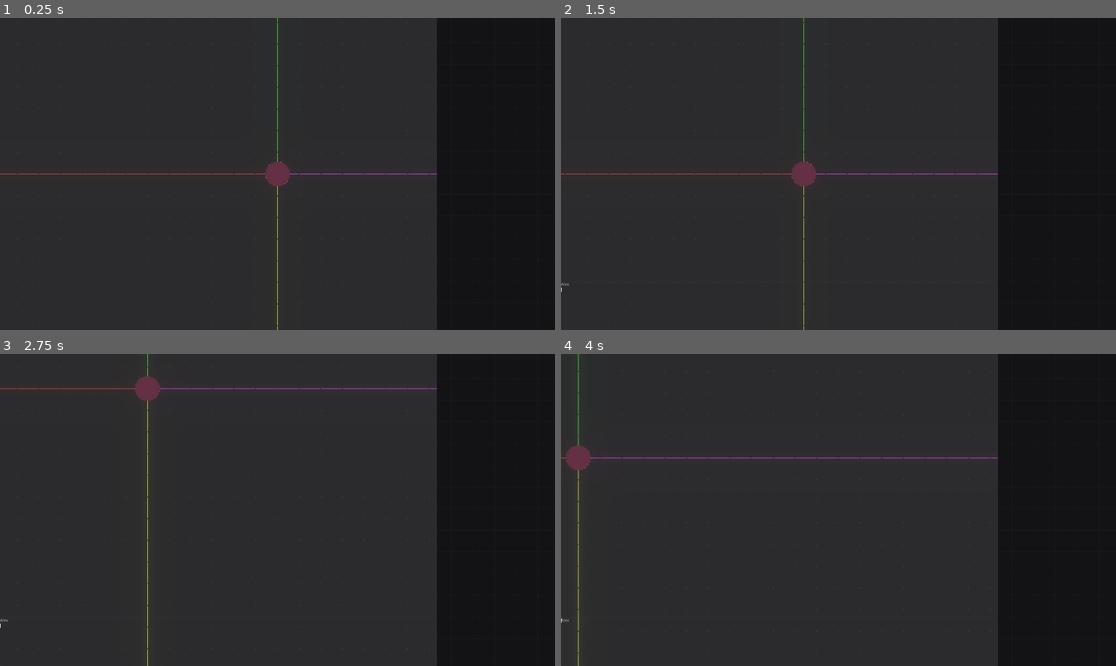
Above: before the commit, frames 1-4 (two rows, left to right).
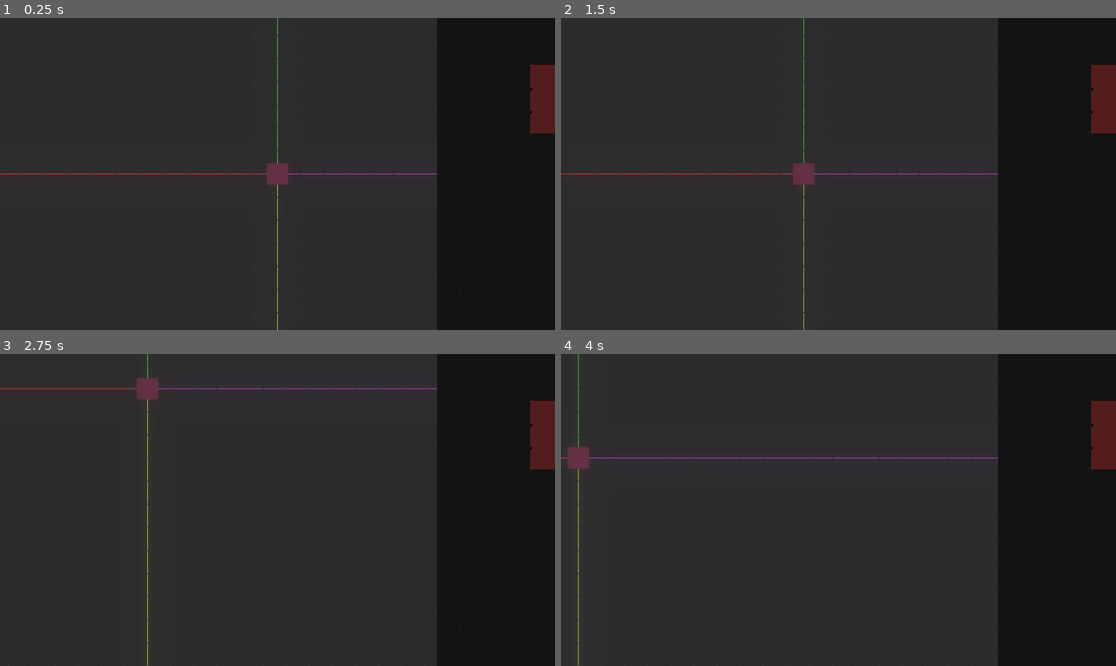
Above: after the commit, the same moments.

Repository: Quantiset/ProgrammingGame
Game: Godot game, scene res://Scenes/Main.tscn
Two runs of this game, one before a commit and one after it. Both use one fixed random seed, a clock stepped at 60 frames per second and the inputs below.
Inputs (mouse positions are in pixels of both pictures, inside the frame that each line leads up to):
- Up to frame 1 (0.25 s): no input
- Up to frame 2 (1.5 s): click (777, 305) at 0.52 s; type "Alex" at 0.6 s; tap Enter at 1.25 s; move the mouse to (838, 174) at 1.27 s; hold Right (ui_right) from 1.28 s (still down); click (838, 174) at 1.42 s
- Up to frame 3 (2.75 s): move the mouse to (166, 525) at 2.02 s; release Right (ui_right) at 2.03 s; hold Down (ui_down) from 2.03 s (still down); click (166, 525) at 2.17 s
- Up to frame 4 (4 s): move the mouse to (894, 441) at 2.77 s; release Down (ui_down) at 2.78 s; hold Right (ui_right) 2.78-3.53 s; click (894, 441) at 2.92 s; move the mouse to (810, 572) at 3.52 s; hold Up (ui_up) from 3.53 s (still down); click (810, 572) at 3.67 s

The runs differ from the first frame. In frame 1, 1.1% of the frame differs, in the area x 0-100%, y 1-99%; in frame 2, 1.1%; in frame 3, 1.1%, in the area x 0-100%, y 3-100%; in frame 4, 1.1%.
Error before the commit: Invalid get index 'position' (on base: 'InputEventKey'). (res://Scripts/Main.gd:13)

Commit message:
Connector Update

Diff:
--- a/Scenes/Ball.tscn
+++ b/Scenes/Ball.tscn
@@ -1,10 +1,10 @@
 [gd_scene load_steps=6 format=2]
 
-[ext_resource path="res://Assets/ring_shape.png" type="Texture" id=1]
+[ext_resource path="res://Assets/Block.png" type="Texture" id=1]
 [ext_resource path="res://Scripts/Ball.gd" type="Script" id=2]
 
-[sub_resource type="CircleShape2D" id=1]
-radius = 42.19
+[sub_resource type="RectangleShape2D" id=6]
+extents = Vector2( 37, 37 )
 
 [sub_resource type="Shader" id=4]
 code = "shader_type canvas_item;
@@ -43,11 +43,10 @@
 script = ExtResource( 2 )
 
 [node name="CollisionShape2D" type="CollisionShape2D" parent="."]
-shape = SubResource( 1 )
+shape = SubResource( 6 )
 
 [node name="Sprite" type="Sprite" parent="."]
 material = SubResource( 5 )
-scale = Vector2( 0.17, 0.17 )
 texture = ExtResource( 1 )
 
 [connection signal="mouse_entered" from="." to="." method="_on_Ball_mouse_entered"]
--- /dev/null
+++ b/Scenes/CodeNode.tscn
@@ -0,0 +1,47 @@
+[gd_scene load_steps=4 format=2]
+
+[ext_resource path="res://Assets/Node.png" type="Texture" id=1]
+[ext_resource path="res://Scripts/CodeNode.gd" type="Script" id=2]
+[ext_resource path="res://Assets/Arrow.png" type="Texture" id=3]
+
+[node name="CodeNode" type="Control"]
+script = ExtResource( 2 )
+__meta__ = {
+"_edit_group_": true
+}
+
+[node name="Sprite" type="TextureRect" parent="."]
+modulate = Color( 0.329412, 0.117647, 0.117647, 1 )
+texture = ExtResource( 1 )
+
+[node name="OutArrow1" type="TextureRect" parent="."]
+margin_left = 142.0
+margin_top = 72.0
+margin_right = 164.0
+margin_bottom = 100.0
+texture = ExtResource( 3 )
+stretch_mode = 4
+
+[node name="OutArrow2" type="TextureRect" parent="."]
+margin_left = 142.0
+margin_top = 152.0
+margin_right = 164.0
+margin_bottom = 180.0
+texture = ExtResource( 3 )
+stretch_mode = 4
+
+[node name="InArrow1" type="TextureRect" parent="."]
+margin_left = -4.0
+margin_top = 72.0
+margin_right = 18.0
+margin_bottom = 100.0
+texture = ExtResource( 3 )
+stretch_mode = 4
+
+[node name="InArrow2" type="TextureRect" parent="."]
+margin_left = -5.0
+margin_top = 152.0
+margin_right = 17.0
+margin_bottom = 180.0
+texture = ExtResource( 3 )
+stretch_mode = 4
--- a/Scenes/CodePicker.tscn
+++ b/Scenes/CodePicker.tscn
@@ -1,7 +1,8 @@
-[gd_scene load_steps=3 format=2]
+[gd_scene load_steps=4 format=2]
 
 [ext_resource path="res://Assets/Tile.png" type="Texture" id=1]
 [ext_resource path="res://Scripts/CodePicker.gd" type="Script" id=2]
+[ext_resource path="res://Scenes/CodeNode.tscn" type="PackedScene" id=3]
 
 [node name="CodePicker" type="Control"]
 script = ExtResource( 2 )
@@ -16,11 +17,23 @@
 
 [node name="TextureRect" type="TextureRect" parent="."]
 modulate = Color( 0.117647, 0.117647, 0.117647, 1 )
-margin_left = -2051.0
-margin_top = -1490.0
-margin_right = 4167.0
-margin_bottom = 2805.0
+margin_left = -2160.0
+margin_top = -1520.0
+margin_right = 4058.0
+margin_bottom = 2775.0
 texture = ExtResource( 1 )
 stretch_mode = 2
 
 [node name="Camera2D" type="Camera2D" parent="."]
+
+[node name="CodeNode" parent="." instance=ExtResource( 3 )]
+margin_left = 320.0
+margin_top = 160.0
+margin_right = 320.0
+margin_bottom = 160.0
+
+[node name="CodeNode2" parent="." instance=ExtResource( 3 )]
+margin_left = 960.0
+margin_top = 160.0
+margin_right = 960.0
+margin_bottom = 160.0
--- /dev/null
+++ b/Scenes/ConnectorLine.tscn
@@ -0,0 +1,7 @@
+[gd_scene load_steps=2 format=2]
+
+[ext_resource path="res://Scripts/ConnectorLine.gd" type="Script" id=1]
+
+[node name="ConnectorLine" type="Line2D"]
+default_color = Color( 1, 1, 1, 1 )
+script = ExtResource( 1 )
--- a/Scenes/Main.tscn
+++ b/Scenes/Main.tscn
@@ -1,8 +1,7 @@
-[gd_scene load_steps=8 format=2]
+[gd_scene load_steps=7 format=2]
 
 [ext_resource path="res://Scripts/Main.gd" type="Script" id=1]
 [ext_resource path="res://Assets/TilePlus.png" type="Texture" id=2]
-[ext_resource path="res://Scenes/VSplitContainer.gd" type="Script" id=3]
 [ext_resource path="res://Scenes/Ball.tscn" type="PackedScene" id=4]
 [ext_resource path="res://Scenes/CodePicker.tscn" type="PackedScene" id=5]
 
@@ -21,42 +20,38 @@
 
 [node name="Tiling" type="TextureRect" parent="."]
 modulate = Color( 0.203922, 0.203922, 0.203922, 1 )
-margin_left = -4725.0
-margin_top = -3300.0
-margin_right = 6832.0
-margin_bottom = 4775.0
+margin_left = -4720.0
+margin_top = -3280.0
+margin_right = 6837.0
+margin_bottom = 4795.0
 mouse_filter = 2
 texture = ExtResource( 2 )
 stretch_mode = 2
-__meta__ = {
-"_edit_lock_": true
-}
 
 [node name="CanvasLayer" type="CanvasLayer" parent="."]
 
 [node name="HSplitContainer" type="HSplitContainer" parent="CanvasLayer"]
 margin_right = 1920.0
 margin_bottom = 1080.0
-mouse_filter = 1
+mouse_filter = 2
 split_offset = 1500
 
 [node name="VSplitContainer" type="VSplitContainer" parent="CanvasLayer/HSplitContainer"]
 margin_right = 1500.0
 margin_bottom = 1080.0
-mouse_filter = 1
+mouse_filter = 2
 split_offset = 900
-script = ExtResource( 3 )
 
 [node name="Control" type="Control" parent="CanvasLayer/HSplitContainer/VSplitContainer"]
 margin_right = 1500.0
 margin_bottom = 900.0
-mouse_filter = 1
+mouse_filter = 2
 
 [node name="TextEdit" type="TextEdit" parent="CanvasLayer/HSplitContainer/VSplitContainer"]
 margin_top = 912.0
 margin_right = 1500.0
 margin_bottom = 1080.0
-mouse_filter = 1
+mouse_filter = 2
 custom_styles/normal = SubResource( 4 )
 
 [node name="MarginContainer" type="MarginContainer" parent="CanvasLayer/HSplitContainer"]
@@ -83,7 +78,7 @@
 [node name="WorldEnvironment" type="WorldEnvironment" parent="."]
 environment = SubResource( 3 )
 
-[node name="Ball" parent="." instance=ExtResource( 4 )]
+[node name="Block" parent="." instance=ExtResource( 4 )]
 color = Color( 0.305882, 0.14902, 0.211765, 1 )
 edge_color = Color( 0.960784, 0.631373, 0.631373, 1 )
 
@@ -93,6 +88,9 @@
 points = PoolVector2Array( 0, 0, 0, -10000 )
 width = 2.0
 default_color = Color( 0.34902, 1, 0.27451, 1 )
+__meta__ = {
+"_edit_lock_": true
+}
 
 [node name="LineE" type="Line2D" parent="."]
 modulate = Color( 1, 1, 1, 0.611765 )
@@ -100,6 +98,9 @@
 points = PoolVector2Array( 0, 0, 10000, 0 )
 width = 2.0
 default_color = Color( 0.976471, 0.27451, 1, 1 )
+__meta__ = {
+"_edit_lock_": true
+}
 
 [node name="LineS" type="Line2D" parent="."]
 modulate = Color( 1, 1, 1, 0.611765 )
@@ -107,6 +108,9 @@
 points = PoolVector2Array( 0, 0, 0, 10000 )
 width = 2.0
 default_color = Color( 0.976471, 1, 0.27451, 1 )
+__meta__ = {
+"_edit_lock_": true
+}
 
 [node name="LineW" type="Line2D" parent="."]
 modulate = Color( 1, 1, 1, 0.611765 )
@@ -114,5 +118,8 @@
 points = PoolVector2Array( 0, 0, -10000, 0 )
 width = 2.0
 default_color = Color( 1, 0.27451, 0.27451, 1 )
+__meta__ = {
+"_edit_lock_": true
+}
 
 [editable path="CanvasLayer/HSplitContainer/MarginContainer/CodePicker"]
--- a/Scenes/VSplitContainer.gd
+++ /dev/null
@@ -1,5 +0,0 @@
-extends VSplitContainer
-
-
-func _input(event):
-	print(event)
--- /dev/null
+++ b/Scripts/CodeNode.gd
@@ -0,0 +1,26 @@
+extends Control
+class_name CodeNode
+
+onready var arrows := [
+	$OutArrow1,
+	$OutArrow2,
+	$InArrow1,
+	$InArrow2
+]
+
+func _input(event):
+	if event is InputEventMouseButton and event.is_pressed():
+
+		for arrow in arrows:
+			if arrow.get_global_rect().has_point(event.position):
+				var line: ConnectorLine = preload("res://Scenes/ConnectorLine.tscn").instance()
+				add_child(line)
+				line.original_node = self
+				line.position = arrow.rect_position + Vector2(11, 14)
+				line.add_point(Vector2())
+				line.add_point(get_global_mouse_position())
+
+				if Globals.held_line:
+					Globals.held_line.to_node = self
+					print("Connected nodes ",Globals.held_line.original_node," and ",self)
+				Globals.held_line = line
--- a/Scripts/CodePicker.gd
+++ b/Scripts/CodePicker.gd
@@ -4,8 +4,9 @@
 const ZOOM_MULTIPLICITY = 0.8
 
 var is_mouse_held := false
+var mouse_start_pos: Vector2
 
-func _input(event):
+func _unhandled_input(event):
 
 	if event is InputEventMouseButton:
 		match event.button_index:
@@ -15,6 +16,10 @@
 				$Camera2D.zoom /= ZOOM_MULTIPLICITY
 			BUTTON_LEFT:
 				is_mouse_held = event.is_pressed()
+				mouse_start_pos = event.position
+
+	if mouse_start_pos.x < get_parent().get_global_rect().position.x:
+		return
 
 	if event is InputEventMouseMotion:
 		if is_mouse_held:
--- /dev/null
+++ b/Scripts/ConnectorLine.gd
@@ -0,0 +1,5 @@
+extends Line2D
+class_name ConnectorLine
+
+var original_node
+var to_node
--- /dev/null
+++ b/Scripts/Globals.gd
@@ -0,0 +1,10 @@
+extends Node
+
+const TILE_SIZE = Vector2(80, 80)
+
+var held_line
+
+func _process(delta):
+	if held_line and is_instance_valid(held_line):
+		held_line.remove_point(1)
+		held_line.add_point(held_line.get_local_mouse_position())
--- a/Scripts/Main.gd
+++ b/Scripts/Main.gd
@@ -7,11 +7,9 @@
 const MIN_ZOOM = 1
 
 var is_mouse_held := false
+var mouse_start_pos: Vector2
 
 func _input(event):
-
-	if event.position.x > $CanvasLayer/HSplitContainer/MarginContainer.get_global_rect().position.x:
-		return
 
 	if event is InputEventMouseButton:
 		match event.button_index:
@@ -21,6 +19,10 @@
 				$Camera2D.zoom /= ZOOM_MULTIPLICITY
 			BUTTON_LEFT:
 				is_mouse_held = event.is_pressed()
+				mouse_start_pos = event.position
+
+	if mouse_start_pos.x > $CanvasLayer/HSplitContainer/MarginContainer.get_global_rect().position.x:
+		return
 
 	if event is InputEventMouseMotion:
 		if is_mouse_held:
--- a/project.godot
+++ b/project.godot
@@ -8,12 +8,32 @@
 
 config_version=4
 
+_global_script_classes=[ {
+"base": "Control",
+"class": "CodeNode",
+"language": "GDScript",
+"path": "res://Scripts/CodeNode.gd"
+}, {
+"base": "Line2D",
+"class": "ConnectorLine",
+"language": "GDScript",
+"path": "res://Scripts/ConnectorLine.gd"
+} ]
+_global_script_class_icons={
+"CodeNode": "",
+"ConnectorLine": ""
+}
+
 [application]
 
 config/name="ProgrammingGame"
 run/main_scene="res://Scenes/Main.tscn"
 boot_splash/bg_color=Color( 0.160784, 0.160784, 0.160784, 1 )
 config/icon="res://icon.png"
+
+[autoload]
+
+Globals="*res://Scripts/Globals.gd"
 
 [display]
 
Binary file added: Assets/Arrow.png
Not shown, added: Assets/Arrow.png.import
Binary file added: Assets/Block.png
Not shown, changed: Assets/Block.png.import
Binary file changed: Assets/Node.png
Binary file changed: Assets/Tile.png
Binary file changed: Assets/TilePlus.png
Binary file removed: Assets/ring_shape.png
